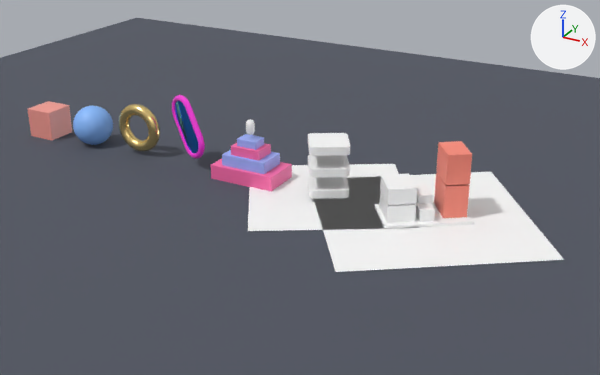
What one commit did to the glTF model public/scene.glb.
Camera for both pictures: a 50 mm camera at (23.0, -24.2, 12.2) aimed at (9.6, 0.1, 0.0). Every picture has the same lights, and +X, +Y and +Z are marked at upper right. The first picture is the older version. Where no turn or scale is listed for an object, it has been applied to the vertices.

Objects in the first picture: 'Blocks_Sheet', 'Blocks_Tower_High', 'Blocks_Tower_Low', 'Blocks_West_High', 'Cube', 'Floor', 'Module_Level1', 'Module_Level3', 'Module_Sheet', 'Orb', 'Ring', 'Stack_Step1' and 11 more.
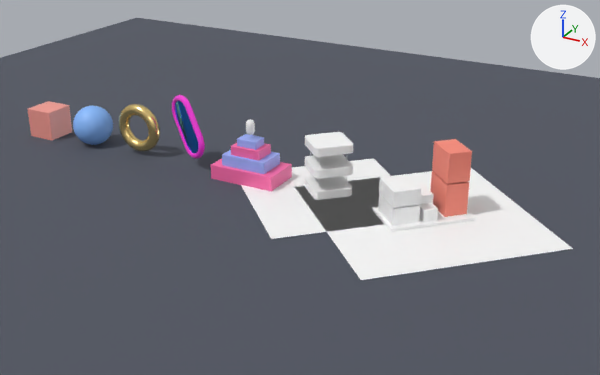
ob_module is not drawn itself; it is the parent of ob_module_guide1, ob_module_guide2, ob_module_guide3, ob_module_guide4, ob_module_level1, ob_module_level2, ob_module_level3, ob_module_sheet.
ob_blocks is not drawn itself; it is the parent of ob_blocks_hall, ob_blocks_plinth, ob_blocks_sheet, ob_blocks_tower_high, ob_blocks_tower_low, ob_blocks_west_high, ob_blocks_west_low, ob_blocks_wing.

What differs and where, as boxes (x1, y1, x2, y2) in the pictures (600 x 375 px):
```json
{"object": "Blocks_Sheet", "change": "turned", "before": [314, 172, 564, 272], "after": [296, 168, 573, 280]}
{"object": "Module_Sheet", "change": "turned", "before": [248, 164, 417, 231], "after": [241, 158, 391, 239]}
{"object": "Blocks_Tower_High", "change": "turned", "before": [436, 141, 472, 185], "after": [432, 139, 472, 184]}
{"object": "Blocks_Tower_Low", "change": "turned", "before": [434, 173, 470, 218], "after": [431, 172, 469, 217]}
{"object": "Blocks_West_High", "change": "turned", "before": [380, 173, 417, 205], "after": [379, 175, 421, 208]}
{"object": "Module_Level3", "change": "turned", "before": [308, 133, 350, 156], "after": [305, 132, 353, 157]}
{"object": "Blocks_Plinth", "change": "turned", "before": [375, 201, 474, 229], "after": [372, 207, 475, 232]}
{"object": "Module_Level2", "change": "turned", "before": [308, 155, 350, 177], "after": [305, 154, 353, 179]}
{"object": "Module_Level1", "change": "turned", "before": [308, 176, 349, 199], "after": [305, 176, 352, 200]}
{"object": "Blocks_West_Low", "change": "turned", "before": [379, 191, 416, 223], "after": [378, 194, 420, 226]}
{"object": "Blocks_Hall", "change": "turned", "before": [416, 203, 435, 222], "after": [419, 203, 438, 222]}
{"object": "Blocks_Wing", "change": "turned", "before": [415, 184, 433, 205], "after": [417, 184, 434, 204]}
{"object": "Module_Guide2", "change": "turned", "after": [310, 152, 311, 179], "on screen": "not visible before"}
```

The change, as JSON lines over the scene's bpy script:
```json
{"op": "set", "path": "ob_module.rotation_euler", "old": "(0.0, 0.0, 0.541)", "new": "(0.0, 0.0, 0.785)", "note": "degrees (0, 0, 31) -> degrees (0, 0, 45)"}
{"op": "set", "path": "ob_blocks.rotation_euler", "old": "(0.0, 0.0, 0.611)", "new": "(0.0, 0.0, 0.785)", "note": "degrees (0, 0, 35) -> degrees (0, 0, 45)"}
```
